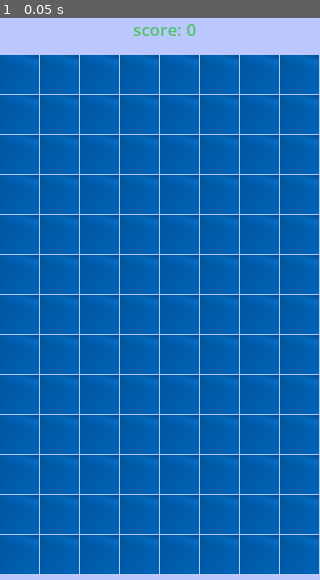
Above: before the commit, frame 1.
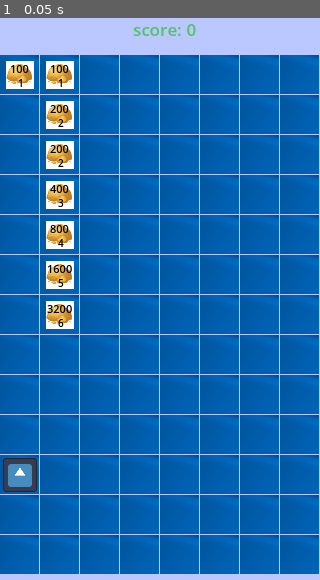
Above: after the commit, the same moment.

Repository: liu5855019/dm_sync
Game: Godot game, scene res://tscns/level/level.tscn
Two runs of this game, one before a commit and one after it. Both use one fixed random seed, a clock stepped at 60 frames per second and the inputs below. The engine's default icon, where the game draws it, is replaced by a stand-in: a white triangle on a blue panel in a dark square.
Inputs:
- Up to frame 1 (0.05 s): no input

The runs differ from the first frame. In frame 1, 4.1% of the frame differs, in the area x 0-24%, y 7-85%.
Error before the commit: Parse Error: Could not parse global class "PlayerData" from "res://tscns/player/PlayerData.gd". (res://tscns/level/level.gd:62)

Commit message:
fix code

Diff:
--- a/CaiKuang/tscns/player/PlayerData.gd
+++ b/CaiKuang/tscns/player/PlayerData.gd
@@ -13,18 +13,21 @@
 
 
 # @export var level: int = 1                   # 关卡等级
-var level: int
-    set(value):
-        _level = value
-        act = get_act(_level) # 根据等级自动计算 act
-        print("等级设置为: ", _level, "，act 自动更新为: ", act)
+var _level: int = 0
+var level: int:
+	set(value):
+		_level = value
+		act = get_act(_level) # 根据等级自动计算 act
+		print("level: ", _level, ", act: ", act)
+	get:
+		return _level
 
 
 func get_act(lev: int) -> int:
-    if lev == 1:
-        return 10
+	if lev == 1:
+		return 10
 
-    return get_act(lev - 1) * 1.9
+	return get_act(lev - 1) * 1.9
 
 
 # 构造函数（可选）
--- a/CaiKuang/tscns/player/player.gd
+++ b/CaiKuang/tscns/player/player.gd
@@ -26,19 +26,19 @@
 	if Sys.is_pase:
 		return;
 
-    if is_dragging:
-        # 拖动时不进行其他逻辑处理
-        mining_interval = 0
-        return
+	if is_dragging:
+		# 拖动时不进行其他逻辑处理
+		mining_interval = 0
+		return
 
-    # 如果当前没有正在交互的矿石，检查周围是否有矿石可以交互
+	# 如果当前没有正在交互的矿石，检查周围是否有矿石可以交互
 	mining_interval += delta
 	if mining_interval >= data.mining_speed:
-        mining_interval = 0
-        if current_ore == null:
-            check_and_start()
+		mining_interval = 0
+		if current_ore == null:
+			check_and_start()
 
-        if current_ore != null:
+		if current_ore != null:
 			current_ore.mining(data.act)
 
 
@@ -90,29 +90,29 @@
 	var tile_coord = tile_map_layer.local_to_map(local_pos)
 	# 确保 tile_coord 在地图范围内，避免越界
 	tile_coord = get_safe_tile_size(tile_coord)
-    var node = get_node_in_tile(tile_coord)
-    if node != null and node is Player:
-        if node.data.level == data.level:
-            merge(node)
-        else: # 调换位置
-            var temp_pos = node.data.position
-            node.data.position = data.position
-            data.position = temp_pos
+	var node = get_node_in_tile(tile_coord)
+	if node != null and node is Player:
+		if node.data.level == data.level:
+			merge(node)
+		else: # 调换位置
+			var temp_pos = node.data.position
+			node.data.position = data.position
+			data.position = temp_pos
 
-            # 更新两个玩家的位置
-            node.global_position = tile_map_layer.to_global(tile_map_layer.map_to_local(node.data.position))
-            global_position = tile_map_layer.to_global(tile_map_layer.map_to_local(data.position))
-        return
+			# 更新两个玩家的位置
+			node.global_position = tile_map_layer.to_global(tile_map_layer.map_to_local(node.data.position))
+			global_position = tile_map_layer.to_global(tile_map_layer.map_to_local(data.position))
+		return
 
-    if node != null and node is Ore:
-        # 如果格子上有矿石，找到附近的空格子
-        var nearby_null_tile = find_nearby_null_tile(tile_coord)
-        if nearby_null_tile != null:
-            tile_coord = nearby_null_tile
-        else:
-            print("没有找到附近的空格子，无法移动")
-            queue_free() # 删除玩家节点
-            return
+	if node != null and node is Ore:
+		# 如果格子上有矿石，找到附近的空格子
+		var nearby_null_tile = find_nearby_null_tile(tile_coord)
+		if nearby_null_tile != null:
+			tile_coord = nearby_null_tile
+		else:
+			print("没有找到附近的空格子，无法移动")
+			queue_free() # 删除玩家节点
+			return
 
 
 	# 步骤 C: 将瓦片坐标转换回局部坐标 (即格子的中心点或原点)
@@ -126,30 +126,30 @@
 	print("吸附到格子坐标: ", tile_coord)
 
 func merge(player: Player):
-    if player.data.level == data.level:
-        data.level += 1
-        player.queue_free() # 删除被合并的玩家节点
-        print("合并成功，当前等级: ", data.level)
-    else:
-        print("无法合并，等级不匹配")
+	if player.data.level == data.level:
+		data.level += 1
+		player.queue_free() # 删除被合并的玩家节点
+		print("合并成功，当前等级: ", data.level)
+	else:
+		print("无法合并，等级不匹配")
 
 func find_nearby_null_tile(loc: Vector2i) -> Vector2i:
 
-    var positions = []
-    var used_rect = tile_map_layer.get_used_rect()
-    for x in used_rect.size.x:
-        for y in used_rect.size.y:
-            positions.append(Vector2i(x, y))
+	var positions = []
+	var used_rect = tile_map_layer.get_used_rect()
+	for x in used_rect.size.x:
+		for y in used_rect.size.y:
+			positions.append(Vector2i(x, y))
 
-    null_posi = null
-    len = 9999
-    for position in positions:
-        if get_node_in_tile(position) == null:
-            var dis = position.distance_to(loc)
-            if dis < len:
-                len = dis
-                null_posi = position
-    return null_posi # 如果周围没有空格子，返回 null
+	var null_posi = null
+	var len = 9999
+	for position in positions:
+		if get_node_in_tile(position) == null:
+			var dis = position.distance_to(loc)
+			if dis < len:
+				len = dis
+				null_posi = position
+	return null_posi # 如果周围没有空格子，返回 null
 
 func check_and_start():
 	var tmp_ore :Ore = null
@@ -171,13 +171,13 @@
 
 
 func get_node_in_tile(pos: Vector2i) -> Node:
-    var p = get_parent()
-    for node in p.get_children():
-        if node is Ore and node.data.position == pos:
-            return node
-        if node is Player and node.data.position == pos:
-            return node
-    return null
+	var p = get_parent()
+	for node in p.get_children():
+		if node is Ore and node.data.position == pos:
+			return node
+		if node is Player and node.data.position == pos:
+			return node
+	return null
 
 
 
